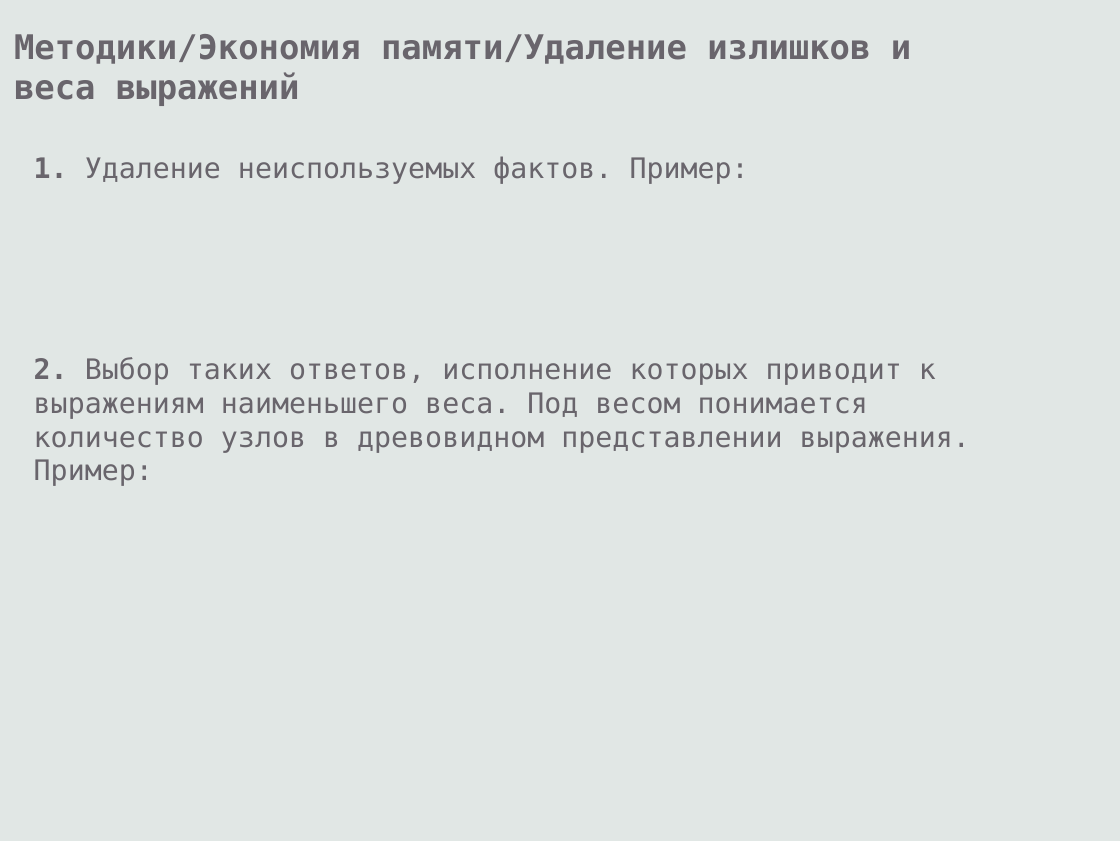
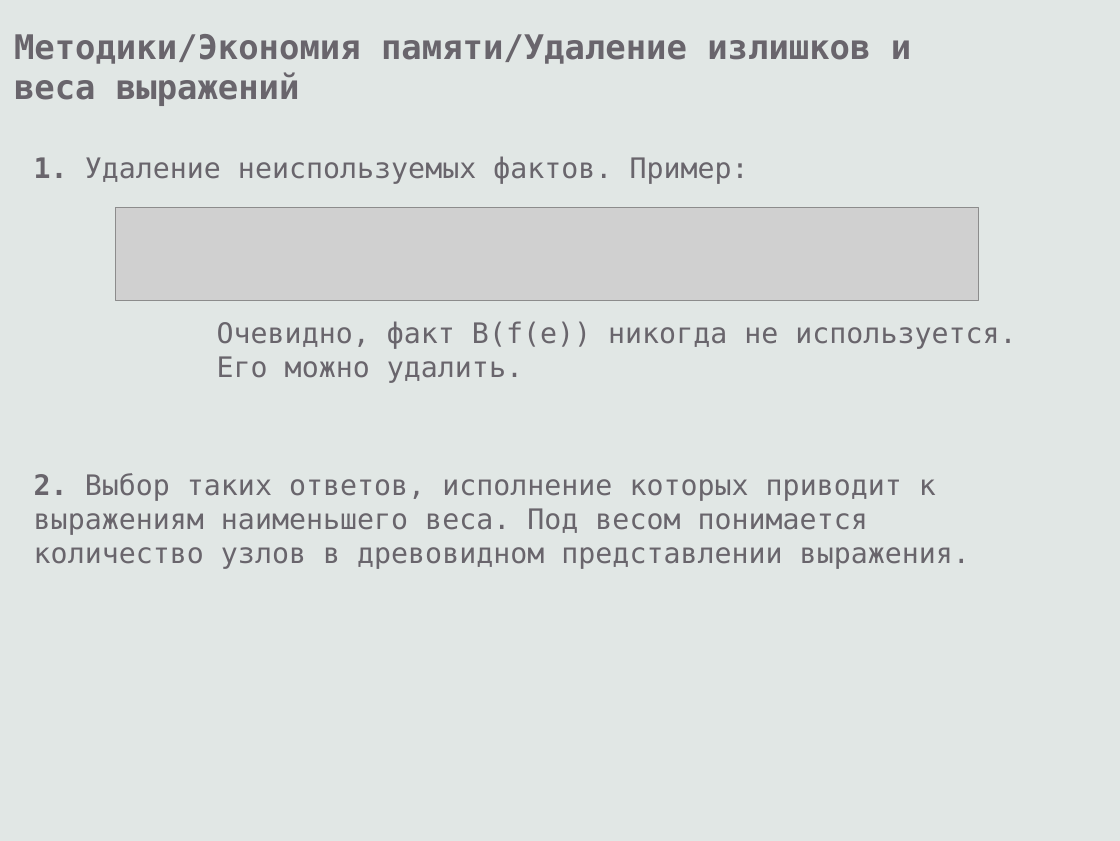
Before and after one commit to eugeneai/prisnif, a slide deck: slide 31 of brick/pres/pacman.odp (slide 27 before the commit). Drawn at 1120x841 pixels with LibreOffice and Linux fonts; fonts in the diff are those of the drawing; grey boxes stand for pictures. Boxes give left, top, right and bottom in pixels: in the first picture for what was removed or moved away, otherwise in the second. Text is boxed around its words. In the diff, an @@ line names an element or a change of style, - is before the commit and + after.

```diff
--- a/brick/pres/pacman.odp
+++ b/brick/pres/pacman.odp
@@ picture added at <box>115,207,979,300</box> @@
@@ text added at <box>217,321,1016,383</box>, 20 pt, text #69656C @@
+Очевидно, факт B(f(e)) никогда не используется.
+Его можно удалить.
@@ text at <box>34,473,970,569</box>: text changed @@
-2. Выбор таких ответов, исполнение которых приводит к выражениям наименьшего веса. Под весом понимается количество узлов в древовидном представлении выражения. Пример:
+2. Выбор таких ответов, исполнение которых приводит к выражениям наименьшего веса. Под весом понимается количество узлов в древовидном представлении выражения.
```
Also in this commit, not shown: 20 other slides changed, 7 slides added, 1 slide removed, 8 other files.
